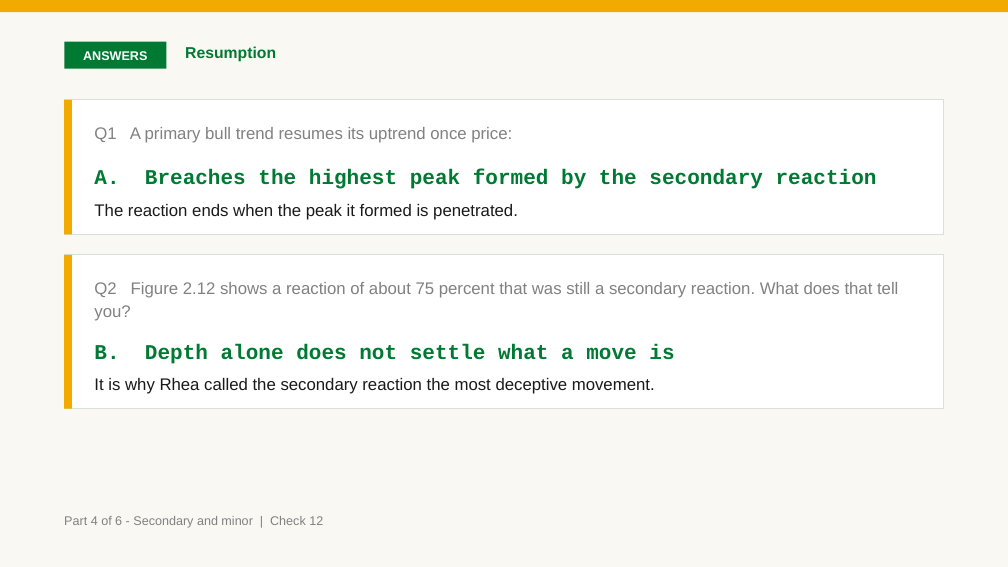
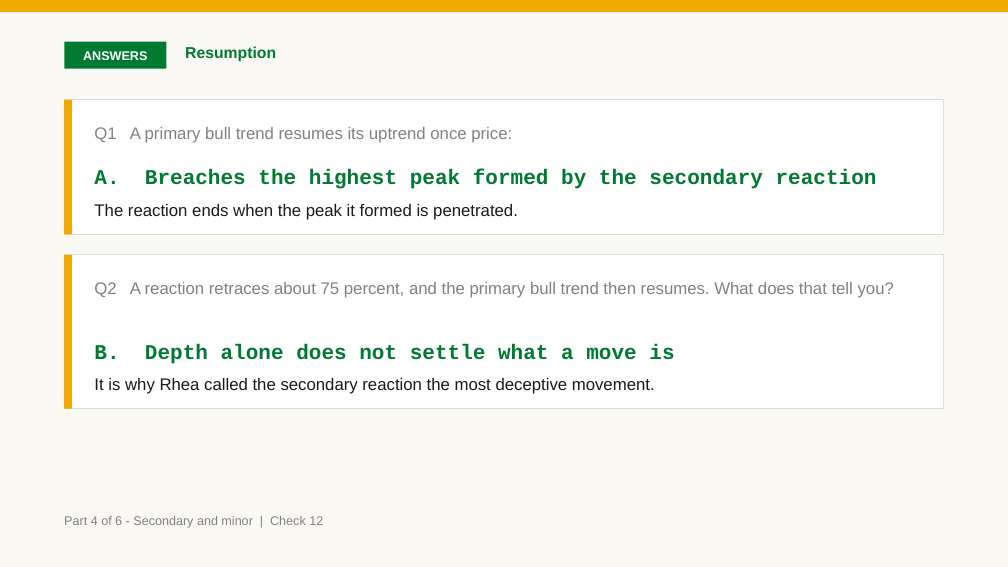
Before and after one commit to benjiesotelo-sudo/Telos_FIN1209, a slide deck: slide 95 of chapter-02/FIN1209-Chapter-02.pptx. Drawn at 1008x567 pixels with LibreOffice and Linux fonts; fonts in the diff are those of the drawing. Boxes give left, top, right and bottom in pixels: in the first picture for what was removed or moved away, otherwise in the second. Text is boxed around its words. In the diff, an @@ line names an element or a change of style, - is before the commit and + after.

```diff
--- a/chapter-02/FIN1209-Chapter-02.pptx
+++ b/chapter-02/FIN1209-Chapter-02.pptx
@@ text at [94, 282, 894, 298]: text changed @@
-Q2 Figure 2.12 shows a reaction of about 75 percent that was still a secondary reaction. What does that tell you?
+Q2 A reaction retraces about 75 percent, and the primary bull trend then resumes. What does that tell you?
```
Also in this commit, not shown: 1 other slide changed, 7 other files.
